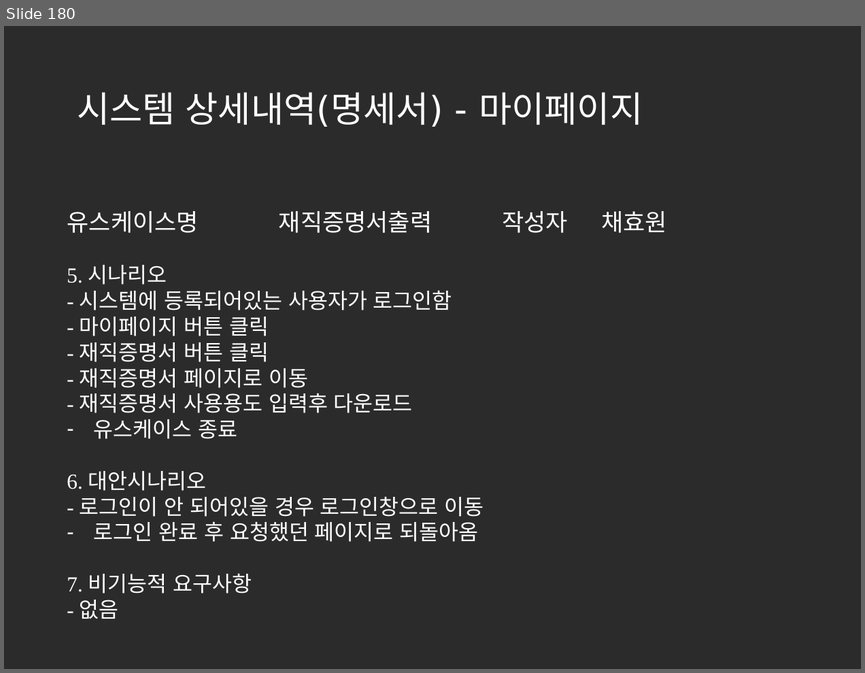
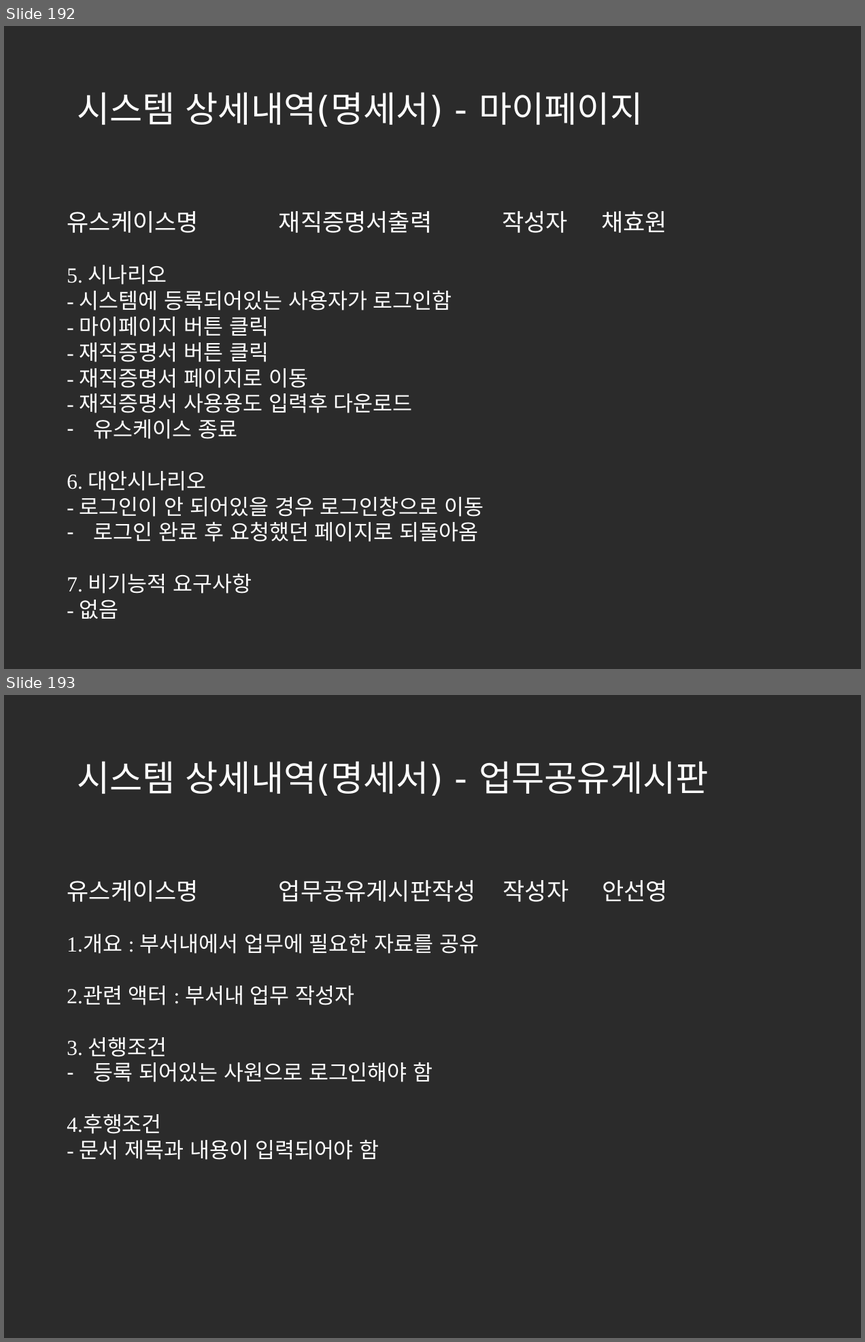
Before and after one commit to korea600/useful, a slide deck: Useful/UML/Presentation/useful_ppt_초안(수정중).pptx. Shown one above the other, each under a label of ours: slide 180 before the commit, slides 192 and 193 after it. The pictures are 865x673 and 865x1342 pixels, drawn with LibreOffice and Linux fonts; fonts in the diff are those of the drawing; background and template pictures are left out; a plain dark background stands for a picture behind light text. Boxes give left, top, right and bottom in pixels: in the first picture for what was removed or moved away, otherwise in the second. Text is boxed around its words. In the diff, an @@ line names an element or a change of style, - is before the commit and + after.

Commit message:
명세서 완료

```diff
--- a/Useful/UML/Presentation/useful_ppt_초안(수정중).pptx
+++ b/Useful/UML/Presentation/useful_ppt_초안(수정중).pptx
@@ slide 193 added at bbox=[4, 695, 861, 1338], background picture (left out) @@
@@ title added at bbox=[77, 761, 708, 796], 30 pt, text #FFFFFF @@
+시스템 상세내역(명세서) - 업무공유게시판
@@ text added at bbox=[67, 880, 668, 902], 20 pt, text #FFFFFF @@
+유스케이스명 업무공유게시판작성 작성자 안선영
@@ text added at bbox=[67, 934, 479, 1159], 18 pt, text #FFFFFF @@
+1.개요 : 부서내에서 업무에 필요한 자료를 공유
+2.관련 액터 : 부서내 업무 작성자
+3. 선행조건
+– 등록 되어있는 사원으로 로그인해야 함
+4.후행조건
+- 문서 제목과 내용이 입력되어야 함
@@ what was slide 180 is now slide 192 @@
```
Also in this commit, not shown: 1 slide changed, 44 other slides added, 7 slides removed.
